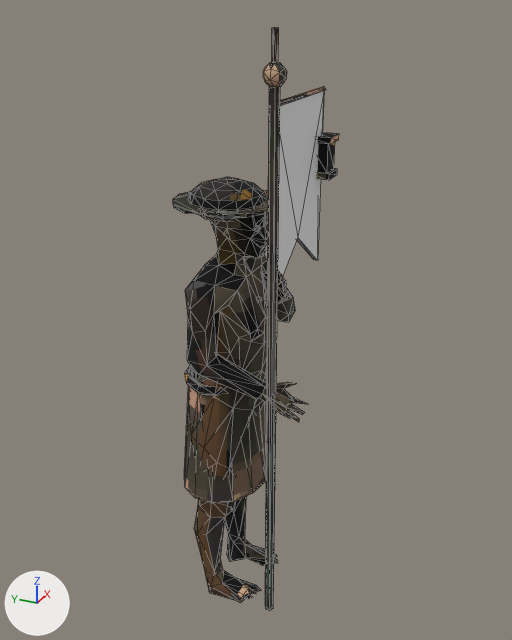
The glTF model client/assets/units/standard.glb as it was, and as the next commit left it.
Rendered twice from a 50 mm camera at (-1.14, -0.58, 1.244) aimed at (0.039, -0.049, 0.654). The axes (+X, +Y, +Z) are drawn at lower left. The lights are the same throughout. The older version comes first. Mesh edges are drawn as thin lines. Vertices at exactly the same position are counted once.

In view in the first picture: 'Accent', 'Body'.
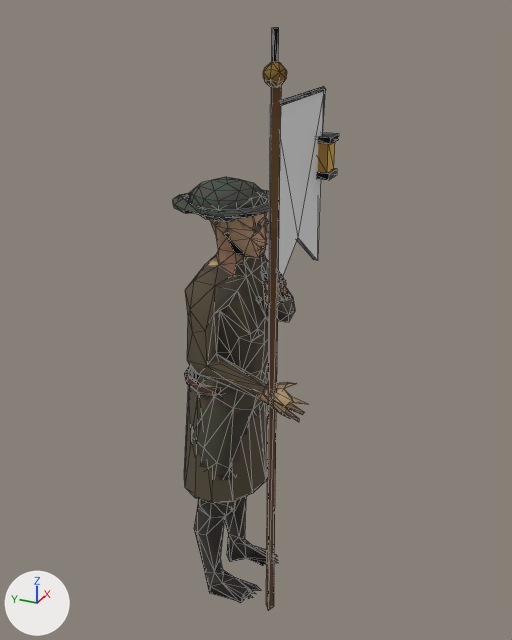
Location of each change, (x1, y1, x2, y2) in pixels of the pictures (512 x 640 px; the box of a moved part takes in the faces that stretch with it):
'Body', reshaped
    before: (173, 28, 339, 611)
    after: (173, 28, 339, 610)
part 1 of me_body, rebuilt
    before: (265, 86, 280, 611)
    after: (266, 86, 281, 610)
part 2 of me_body, moved or reshaped
    before: (173, 103, 324, 413)
    after: (173, 90, 325, 413)
part 3 of me_body, moved or reshaped
    before: (236, 578, 260, 592)
    after: (236, 578, 260, 591)
part 4 of me_body, moved or reshaped
    before: (263, 62, 286, 87)
    after: (263, 62, 286, 88)
part 5 of me_body, surface changed
    both: (173, 28, 339, 602)

The edits, one by one:
me_body is used by ob_body; location (0.0, 0.0, 0.0).
Verts and faces of me_body; kept vertices keep their numbers, new ones are numbered from 734.
Before the commit, vertices of me_body: 173 (-0.055, -0.09, 0.034) at pixel (255, 592), 174 (-0.051, -0.076, 0.035) at pixel (250, 588), 182 (-0.047, -0.1, 0.037) at pixel (261, 590), 184 (-0.043, -0.078, 0.025) at pixel (252, 589), 186 (-0.055, -0.081, 0.027) at pixel (251, 593).
Before the commit, vertices of me_body: 187 (-0.056, -0.072, 0.038) at pixel (248, 588), 198 (-0.047, -0.037, 0.048) at pixel (235, 577).
me_body had 734 vertices, 1399 faces and spanned x -0.145..0.176, y -0.205..0.091, z 0.0..1.2.
me_body now has 736 vertices, 1399 faces and spans x -0.145..0.176, y -0.205..0.091, z 0.0..1.2.
me_body part 1: the loose piece of 12 vertices spanning x -0.091..-0.074, y -0.145..-0.126, z 0.034..1.117 is rebuilt with 6 vertices and now spans x -0.092..-0.076, y -0.144..-0.126, z 0.034..1.117.
Part 2, on me_body:
33 vertices are removed from x -0.116..0.152, y -0.184..0.091, z 0.55..1.089.
120 faces are deleted.
1 vertex moves from x 0.005, y -0.069, z 0.659 to x 0.006, y -0.071, z 0.657.
17 vertices are added at x -0.111..0.151, y -0.173..0.091, z 0.55..1.089.
88 new faces join them.
Part 3, on me_body:
Vertices deleted: 173, 174 (with the faces that use them).
New vertex 738 is at (-0.053, -0.079, 0.034), pixel (251, 590).
New faces: (187, 738, 198), (186, 738, 187), (182, 198, 738), (184, 738, 186), (182, 738, 184).
Part 4, on me_body:
6 vertices are removed from x -0.091..-0.071, y -0.147..-0.128, z 1.116..1.151.
25 faces are deleted.
3 vertices are added at (-0.071, -0.143, 1.118), (-0.088, -0.142, 1.115), (-0.091, -0.134, 1.152).
19 new faces join them.
me_body part 5: 1187 kept faces spanning x -0.145..0.176, y -0.205..0.091, z 0.0..1.2 get new texture (UV) coordinates.
Other edits to the shape of me_body do not show in these pictures.
